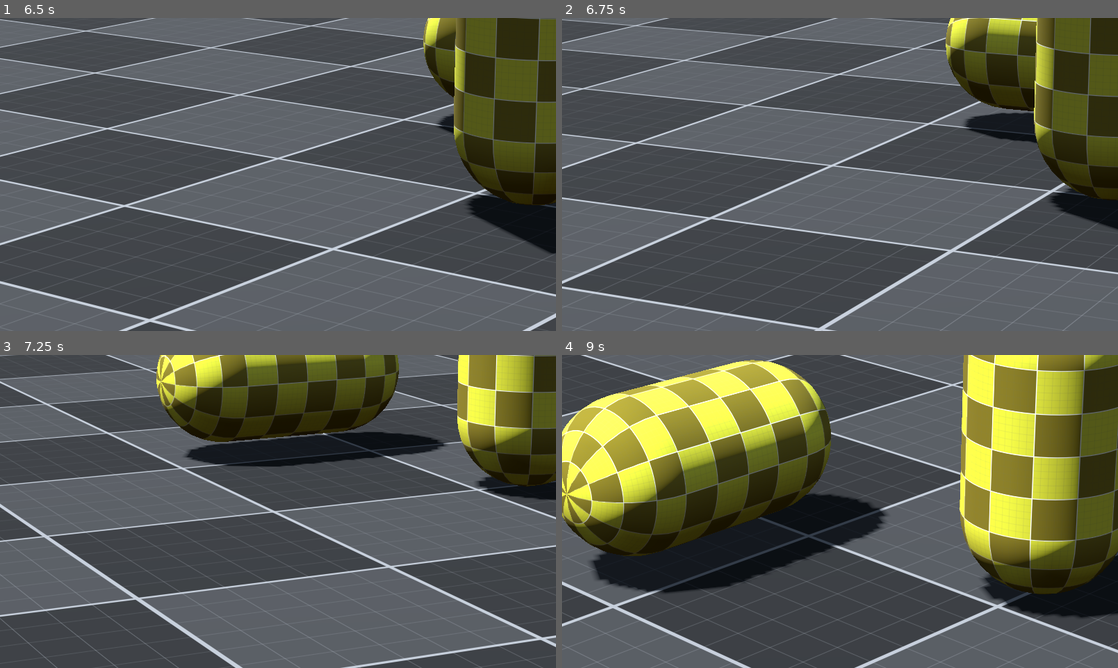
Above: before the commit, frames 1-4 (two rows, left to right).
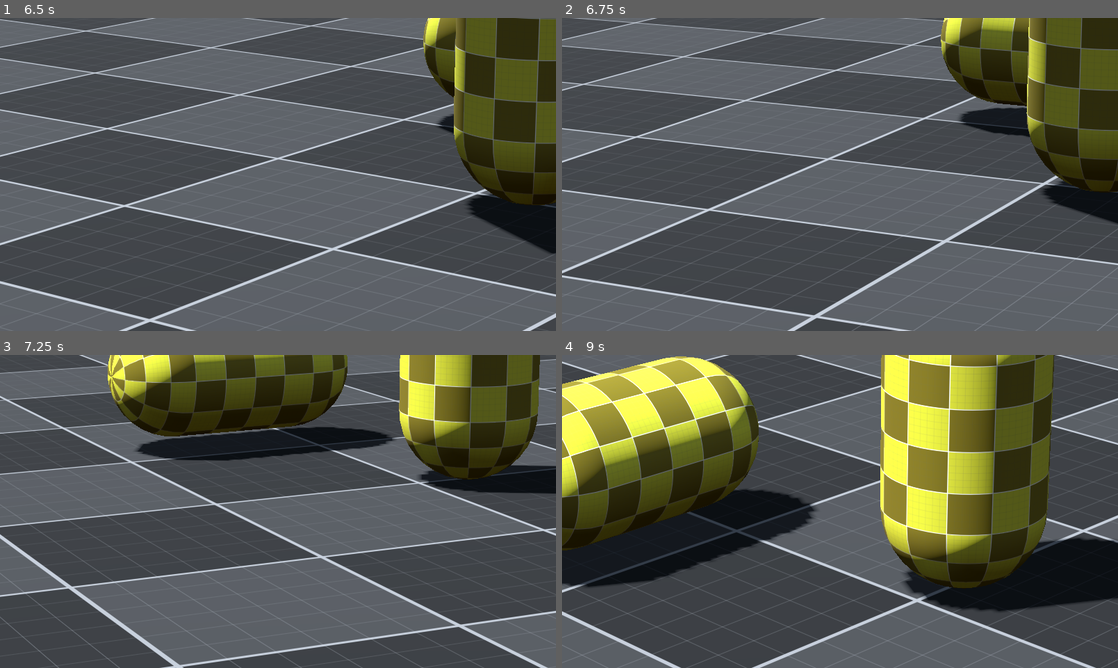
Above: after the commit, the same moments.

Repository: kodiitulip/strategy-game-camera
Game: Godot game, scene res://scenes/main/main.tscn
Two runs of this game, one before a commit and one after it. Both use one fixed random seed, a clock stepped at 60 frames per second and the inputs below.
Inputs (mouse positions are in pixels of both pictures, inside the frame that each line leads up to):
- Up to frame 1 (6.5 s): move the mouse to (400, 158) at 0.52 s; hold F (rotate_cam_down) 0.53-1.28 s; tap Q (rotate_cam_left) at 0.8, 1.35, 3.8 s; move the mouse to (166, 190) at 1.27 s; tap E (rotate_cam_right) at 1.55, 4.55 s; move the mouse to (333, 105) at 2.02 s; hold E (rotate_cam_right) 2.03-2.78 s; tap R (rotate_cam_up) at 2.3, 2.85, 5.3 s; move the mouse to (250, 237) at 2.77 s; tap F (rotate_cam_down) at 3.05, 6.05 s; move the mouse to (444, 221) at 3.52 s; hold Shift (fast_cam_moviment) 3.53-4.28 s; move the mouse to (111, 127) at 4.27 s; tap Mouse wheel up (mouse_zoom_in) at 4.35 s; move the mouse to (305, 174) at 5.02 s; hold Mouse wheel down (mouse_zoom_out) 5.03-5.78 s; move the mouse to (194, 96) at 5.77 s; tap S (move_cam_backward) at 5.85 s
- Up to frame 2 (6.75 s): move the mouse to (962, 158) at 6.52 s; hold Q (rotate_cam_left) from 6.53 s (still down); tap W (move_cam_forward) at 6.6 s
- Up to frame 3 (7.25 s): keep holding Q (rotate_cam_left)
- Up to frame 4 (9 s): move the mouse to (728, 527) at 7.27 s; release Q (rotate_cam_left) at 7.28 s; tap A (move_cam_left) at 7.35 s; tap E (rotate_cam_right) at 7.55 s; move the mouse to (895, 442) at 8.02 s; hold Right mouse button (move_cam_mouse) 8.03-8.78 s; tap R (rotate_cam_up) at 8.3 s; move the mouse to (812, 574) at 8.77 s; tap Right (move_cam_right) at 8.85 s

Frame 1 is identical in both runs. In frame 2, 23% of the frame differs, in the area x 0-100%, y 0-100%; in frame 3, 47%; in frame 4, 71%.

Commit message:
solving conflicting inputs

Diff:
--- a/scenes/camera/camera.gd
+++ b/scenes/camera/camera.gd
@@ -1,6 +1,7 @@
 class_name CameraController
 extends Node3D
 
+#region Variables
 @export_group("Speed", "speed_")
 @export var speed_normal: float = 0.5
 @export var speed_fast: float = 3.0
@@ -27,6 +28,7 @@
 
 @onready var camera: Camera3D = $SpringArm3D/Camera3D
 @onready var camera_arm: SpringArm3D = $SpringArm3D
+#endregion
 
 
 func _ready() -> void:
@@ -111,6 +113,12 @@
 
 
 func _handle_movement_input() -> void:
+	if Input.is_action_pressed(&"rotate_cam_down") or \
+			Input.is_action_pressed(&"rotate_cam_up") or \
+			Input.is_action_pressed(&"rotate_cam_left") or \
+			Input.is_action_pressed(&"rotate_cam_right"):
+		return
+
 	var movement_speed: float = speed_fast \
 			if Input.is_action_pressed(&"fast_cam_moviment") \
 			else speed_normal
